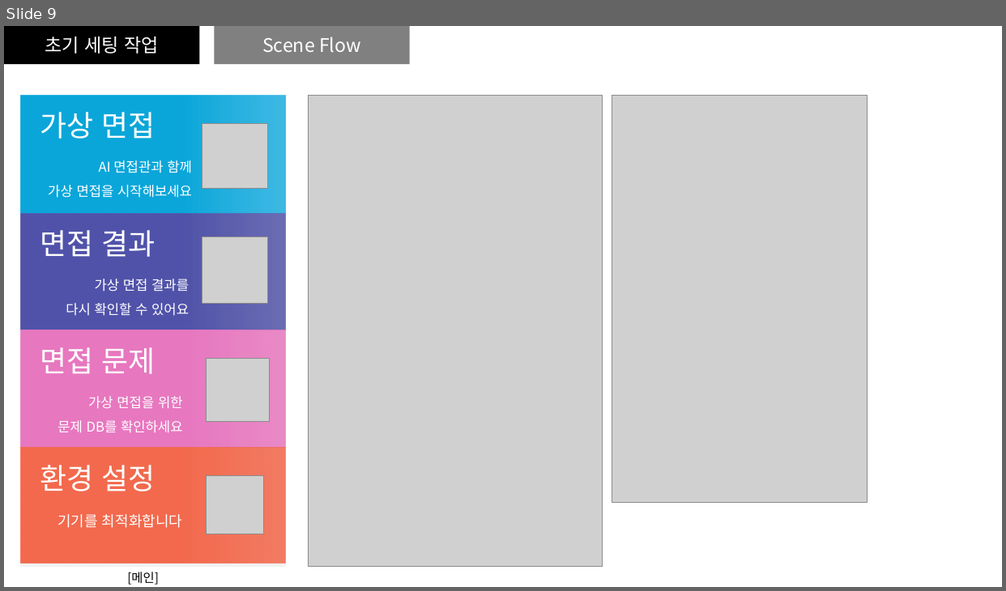
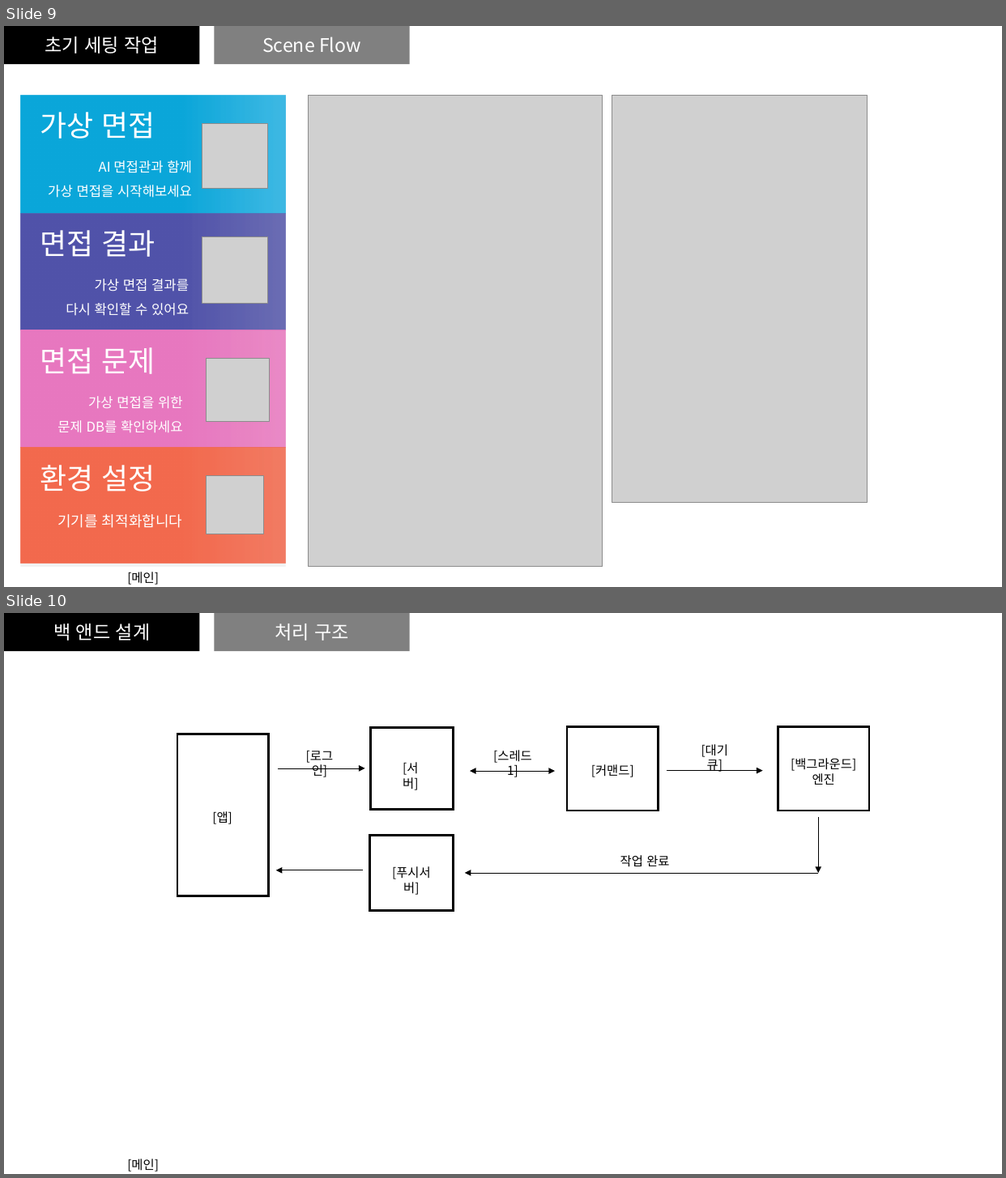
Before and after one commit to mrkimkim/AI_interview, a slide deck: Scatch.pptx. Shown one above the other, each under a label of ours: slide 9 before the commit, slides 9 and 10 after it. The pictures are 1006x591 and 1006x1178 pixels, drawn with LibreOffice and Linux fonts; fonts in the diff are those of the drawing; grey boxes stand for pictures. Boxes give left, top, right and bottom in pixels: in the first picture for what was removed or moved away, otherwise in the second. Text is boxed around its words. In the diff, an @@ line names an element or a change of style, - is before the commit and + after.

```diff
--- a/Scatch.pptx
+++ b/Scatch.pptx
@@ slide 10 added at <box>4,613,1002,1174</box>, background #FFFFFF @@
@@ rectangle added at <box>4,613,199,651</box>, fill #000000, 18 pt, text #FFFFFF @@
+백 앤드 설계
@@ rectangle added at <box>215,613,410,651</box>, fill #808080, 18 pt, text #FFFFFF @@
+처리 구조
@@ rectangle added at <box>371,727,454,809</box>, fill #FFFFFF, outline #000000 2 pt @@
@@ rectangle added at <box>567,726,658,811</box>, fill #FFFFFF, outline #000000 2 pt @@
@@ rectangle added at <box>778,726,869,811</box>, fill #FFFFFF, outline #000000 2 pt @@
@@ rectangle added at <box>177,735,268,897</box>, fill #FFFFFF, outline #000000 2 pt @@
@@ text added at <box>306,750,334,777</box>, 12 pt, text #000000 @@
+[로그인]
@@ text added at <box>493,750,532,777</box>, 12 pt, text #000000 @@
+[스레드 1]
@@ text added at <box>701,744,729,772</box>, 12 pt, text #000000 @@
+[대기 큐]
@@ text added at <box>791,758,856,785</box>, 12 pt, text #000000 @@
+[백그라운드]
+엔진
@@ arrow added from (278, 769) to (364, 769), #000000 0.5 pt @@
@@ text added at <box>403,762,418,790</box>, 12 pt, text #000000 @@
+[서버]
@@ double arrow added from (470, 771) to (555, 771), #000000 0.5 pt @@
@@ text added at <box>591,764,634,777</box>, 12 pt, text #000000 @@
+[커맨드]
@@ arrow added from (667, 771) to (763, 771), #000000 0.5 pt @@
@@ text added at <box>212,811,232,824</box>, 12 pt, text #000000 @@
+[앱]
@@ arrow added from (819, 817) to (819, 873), #000000 0.5 pt @@
@@ rectangle added at <box>370,835,454,911</box>, fill #FFFFFF, outline #000000 2 pt @@
@@ text added at <box>620,855,669,867</box>, 12 pt, text #000000 @@
+작업 완료
@@ arrow added from (364, 871) to (275, 871), #000000 0.5 pt @@
@@ text added at <box>392,867,431,895</box>, 12 pt, text #000000 @@
+[푸시서버]
@@ arrow added from (819, 873) to (465, 873), #000000 0.5 pt @@
@@ text added at <box>127,1159,159,1172</box>, 12 pt, text #000000 @@
+[메인]
```
Also in this commit, not shown: 1 slide changed, 9 other files.
